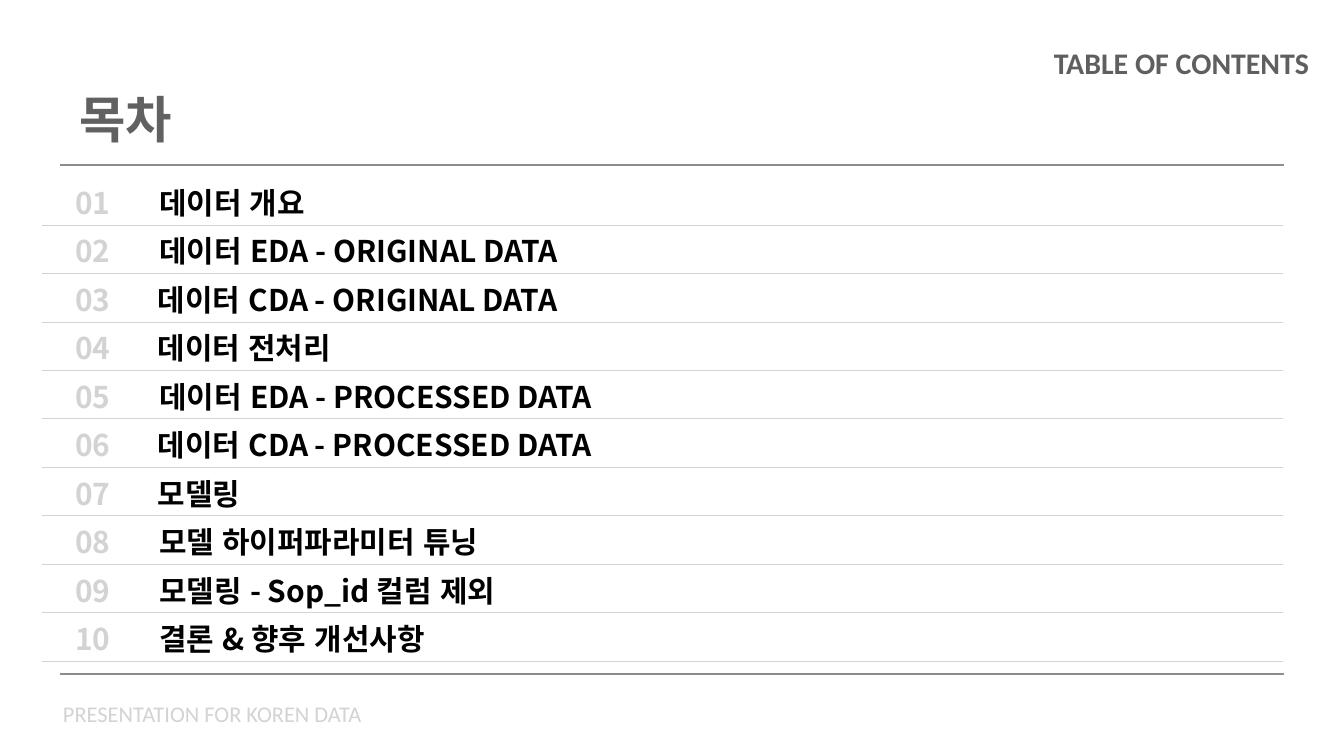
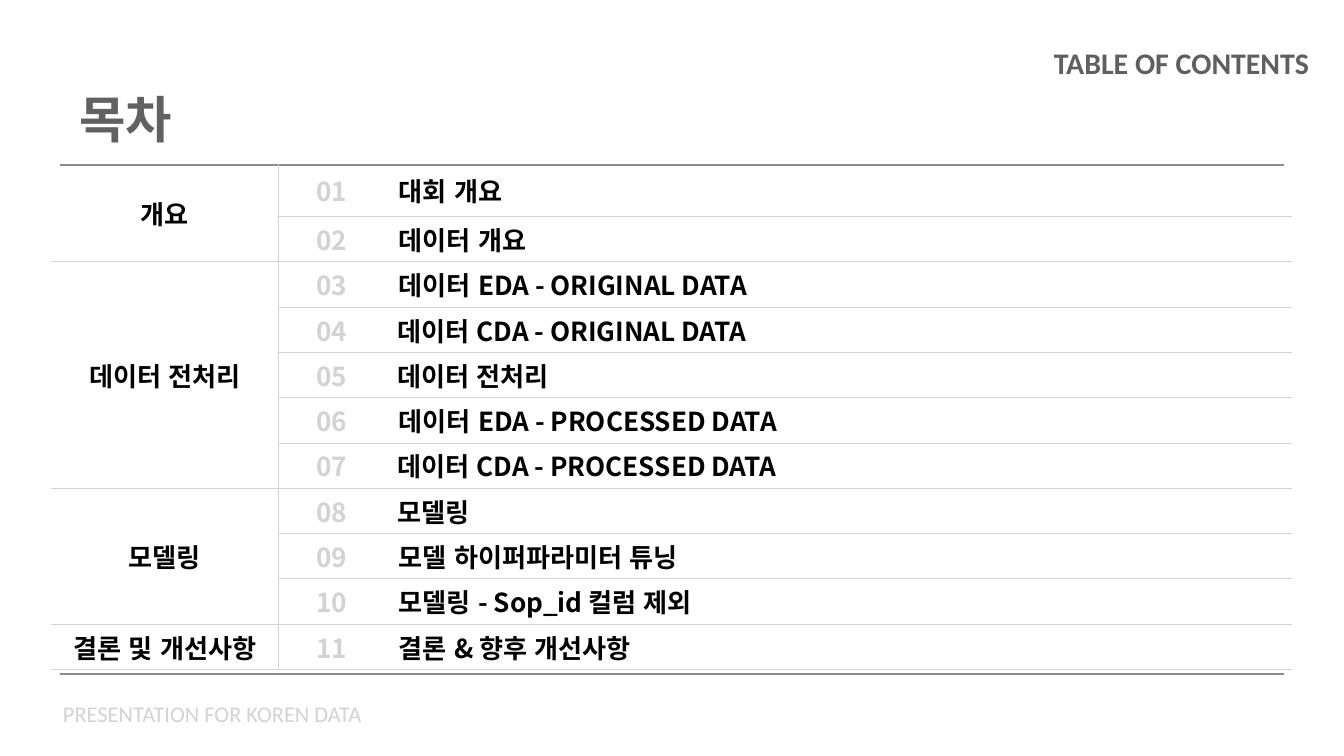
Before and after one commit to chorimgenius/zerooneai_intern, a slide deck: slide 2 of koren/koren_data_presentation.pptx. Drawn at 1344x756 pixels with LibreOffice and Linux fonts; fonts in the diff are those of the drawing; grey boxes stand for pictures. Boxes give left, top, right and bottom in pixels: in the first picture for what was removed or moved away, otherwise in the second. Text is boxed around its words. In the diff, an @@ line names an element or a change of style, - is before the commit and + after.

```diff
--- a/koren/koren_data_presentation.pptx
+++ b/koren/koren_data_presentation.pptx
@@ table at (52,164,1293,669) @@
-01 | 데이터 개요
-02 | 데이터 EDA - ORIGINAL DATA
-03 | 데이터 CDA - ORIGINAL DATA
-04 | 데이터 전처리
-05 | 데이터 EDA - PROCESSED DATA
-06 | 데이터 CDA - PROCESSED DATA
-07 | 모델링
-08 | 모델 하이퍼파라미터 튜닝
-09 | 모델링 - Sop_id 컬럼 제외
-10 | 결론 & 향후 개선사항
+개요 | 01 | 대회 개요
+ | 02 | 데이터 개요
+데이터 전처리 | 03 | 데이터 EDA - ORIGINAL DATA
+ | 04 | 데이터 CDA - ORIGINAL DATA
+ | 05 | 데이터 전처리
+ | 06 | 데이터 EDA - PROCESSED DATA
+ | 07 | 데이터 CDA - PROCESSED DATA
+모델링 | 08 | 모델링
+ | 09 | 모델 하이퍼파라미터 튜닝
+ | 10 | 모델링 - Sop_id 컬럼 제외
+결론 및 개선사항 | 11 | 결론 & 향후 개선사항
@@ table: place and size @@
-table at (42,177,1282,662)
+table at (52,164,1293,669)
```
Also in this commit, not shown: 13 other slides changed, 1 slide added, 1 other file.
